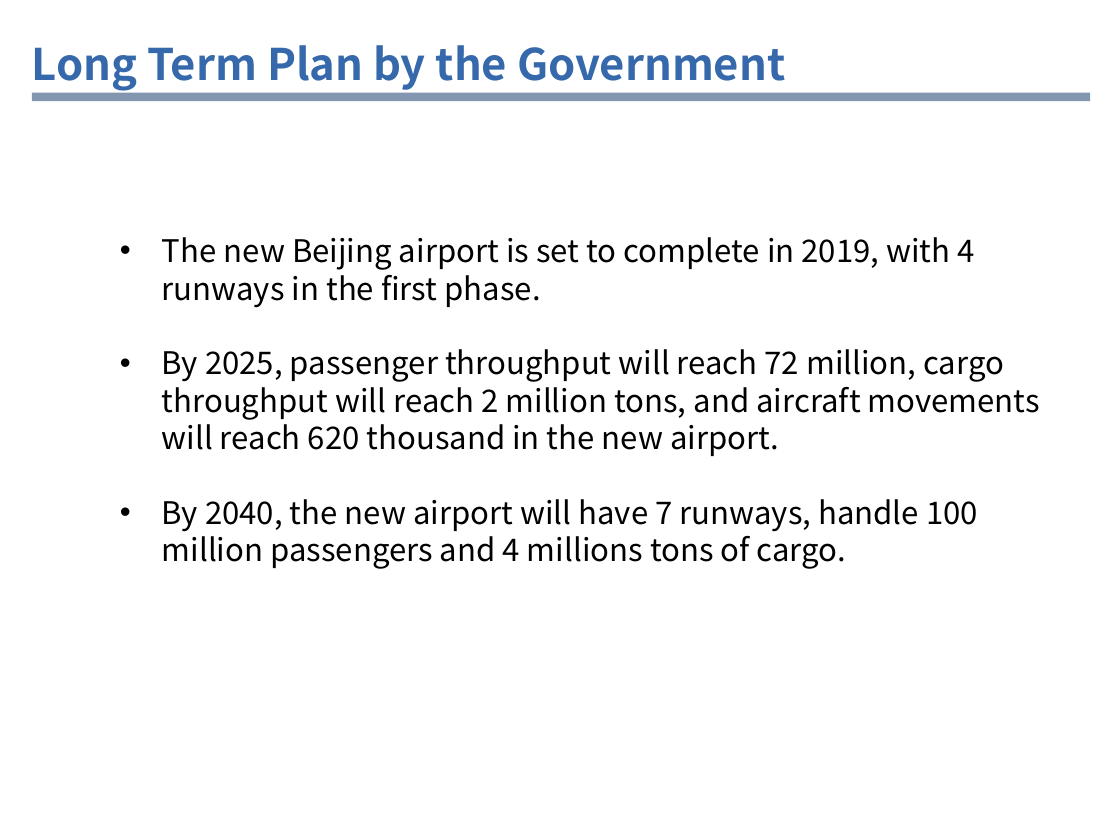
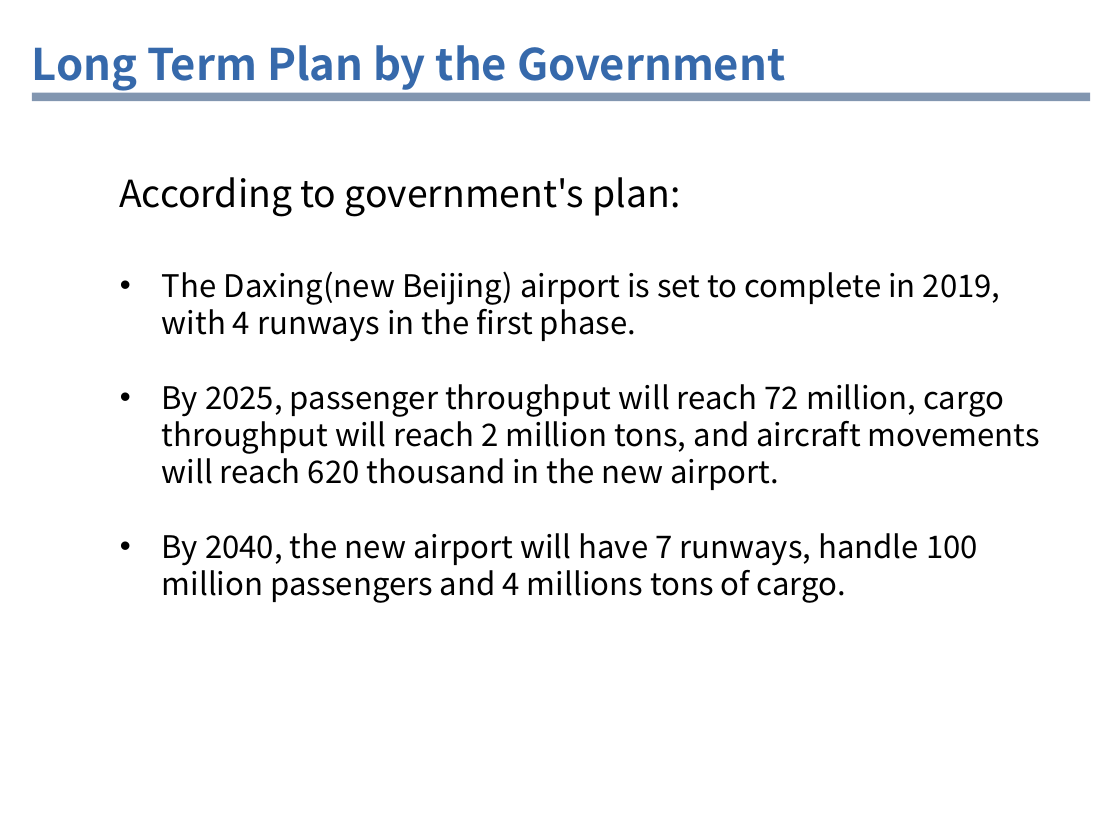
Before and after one commit to iamraulfans/delta, a slide deck: slide 2 of 达美交流网络规划部分En.pptx. Drawn at 1120x840 pixels with LibreOffice and Linux fonts; fonts in the diff are those of the drawing; background and template pictures are left out. Boxes give left, top, right and bottom in pixels: in the first picture for what was removed or moved away, otherwise in the second. Text is boxed around its words. In the diff, an @@ line names an element or a change of style, - is before the commit and + after.

```diff
--- a/达美交流网络规划部分En.pptx
+++ b/达美交流网络规划部分En.pptx
@@ text added at bbox=[119, 177, 681, 217], 24 pt, text #000000 @@
+According to government's plan:
@@ text "The Daxing(new Beijing) airport is ...": place and size @@
-text "The Daxing(new Beijing) airport is ..." at bbox=[162, 237, 1040, 569]
+text "The Daxing(new Beijing) airport is ..." at bbox=[162, 271, 1040, 603]
@@ text at bbox=[162, 271, 1001, 342]: text changed @@
-  • The new Beijing airport is set to complete in 2019, with 4 runways in the first phase.
+  • The Daxing(new Beijing) airport is set to complete in 2019, with 4 runways in the first phase.
```
Also in this commit, not shown: 8 other slides changed.
